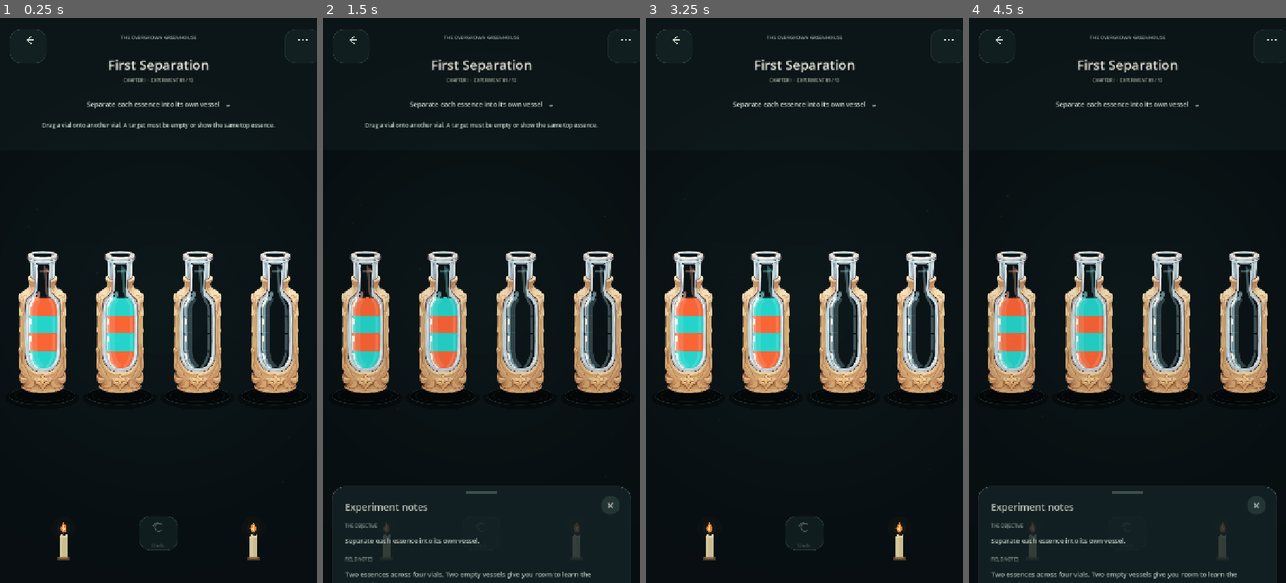
Above: before the commit, frames 1-4 (left to right).
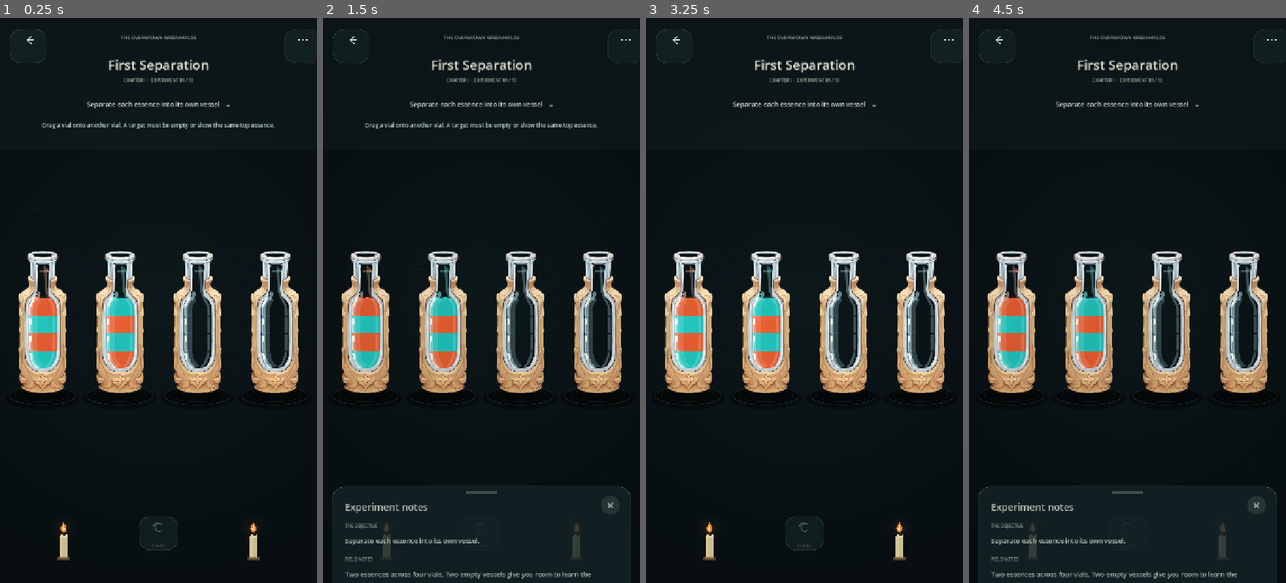
Above: after the commit, the same moments.

Repository: Kryodo/spell-sort-game
Game: Godot game, scene res://scenes/dark_sorting_slots_prototype.tscn
The game is run twice, just before and just after one commit, with the same random seed, the same clock (stepped at 60 frames per second) and the same inputs. This scene is started directly instead of the project's main scene.
Inputs:
- Up to frame 1 (0.25 s): no input
- Up to frame 2 (1.5 s): click "Separate each essence into it…" at 0.5 s; click "×" at 1.25 s
- Up to frame 3 (3.25 s): click "Separate each essence into it…" at 2 s; click "×" at 2.75 s
- Up to frame 4 (4.5 s): click "Separate each essence into it…" at 3.5 s; click "×" at 4.25 s

The runs differ from the first frame. In frame 1, 0.3% of the frame differs, in the area x 11-43%, y 50-62%; in frame 2, less than 0.1%; in frame 3, 0.3%; in frame 4, less than 0.1%.

Commit message:
Restore stable liquid shading beneath animated meniscus

Diff:
--- a/scripts/asset_fantasy_alchemy_bottle.gd
+++ b/scripts/asset_fantasy_alchemy_bottle.gd
@@ -5,10 +5,8 @@
 
 const DEFAULT_VIAL_ART: Texture2D = preload("res://assets/bottles/SpellSort_Vial_Base_V1.2.png")
 
-# Diagnostic switch: re-enable the older bubble/glow pass to compare behaviour.
-const ENABLE_INHERITED_LIQUID_OVERLAYS_FOR_DIAGNOSTIC := false
-# Temporarily flatten per-vertex liquid shading to isolate moving colour interpolation.
-const ENABLE_VERTEX_COLOUR_LIQUID_SHADING := false
+# Keep the animated meniscus separate from the static shaded liquid body.
+const SURFACE_CAP_DEPTH := 4.0
 
 const ALPHA_CUTOFF := 0.14
 const SCAN_TOP_RATIO := 0.16
@@ -480,11 +478,6 @@
 	)
 
 
-func _draw_fantasy_liquid_overlays(rect: Rect2) -> void:
-	if not ENABLE_INHERITED_LIQUID_OVERLAYS_FOR_DIAGNOSTIC:
-		return
-	super._draw_fantasy_liquid_overlays(rect)
-
 
 func _draw_liquid(_rect: Rect2) -> void:
 	if _window_profile.size() < 8 or _visual_contents.is_empty() or _liquid_level <= 0.001:
@@ -533,27 +526,45 @@
 	if bottom_y - top_y <= 1.2:
 		return
 
-	var top_edge := PackedVector2Array()
+	# The wave is rendered as a separate, very shallow cap. The main fill starts
+	# below it, so its vertices and colour interpolation never move with the wave.
+	var body_top_y: float = top_y + SURFACE_CAP_DEPTH if is_surface else top_y
+	body_top_y = minf(body_top_y, bottom_y - 1.0)
+	var wave_edge := PackedVector2Array()
+	if is_surface:
+		for sample_index in range(LIQUID_SURFACE_SAMPLES + 1):
+			var t: float = float(sample_index) / float(LIQUID_SURFACE_SAMPLES)
+			var normalized_x: float = t * 2.0 - 1.0
+			var wave: float = _get_surface_wave_offset(normalized_x) * 0.36
+			var wave_y: float = clampf(top_y + wave, top_y - 2.0, body_top_y)
+			var bounds := _window_bounds_at(clampf(
+				(wave_y - rect.position.y) / rect.size.y,
+				_window_top_ratio,
+				_window_bottom_ratio
+			))
+			var left_x: float = rect.position.x + rect.size.x * bounds.x + LIQUID_WALL_INSET
+			var right_x: float = rect.position.x + rect.size.x * bounds.y - LIQUID_WALL_INSET
+			wave_edge.append(Vector2(lerpf(left_x, right_x, t), wave_y))
+
+	var body_top_edge := PackedVector2Array()
 	for sample_index in range(LIQUID_SURFACE_SAMPLES + 1):
 		var t: float = float(sample_index) / float(LIQUID_SURFACE_SAMPLES)
-		var normalized_x: float = t * 2.0 - 1.0
-		var wave: float = _get_surface_wave_offset(normalized_x) * 0.36 if is_surface else 0.0
-		var wave_y: float = clampf(top_y + wave, top_y - 2.0, bottom_y - 0.8)
-		var bounds := _window_bounds_at(clampf(
-			(wave_y - rect.position.y) / rect.size.y,
+		var body_ratio: float = clampf(
+			(body_top_y - rect.position.y) / rect.size.y,
 			_window_top_ratio,
 			_window_bottom_ratio
-		))
+		)
+		var bounds := _window_bounds_at(body_ratio)
 		var left_x: float = rect.position.x + rect.size.x * bounds.x + LIQUID_WALL_INSET
 		var right_x: float = rect.position.x + rect.size.x * bounds.y - LIQUID_WALL_INSET
-		top_edge.append(Vector2(lerpf(left_x, right_x, t), wave_y))
-
-	if top_edge.size() < 2:
-		return
-
-	var polygon := top_edge.duplicate()
-	var right_top_y: float = top_edge[-1].y
-	var left_top_y: float = top_edge[0].y
+		body_top_edge.append(Vector2(lerpf(left_x, right_x, t), body_top_y))
+
+	if body_top_edge.size() < 2:
+		return
+
+	var polygon := body_top_edge.duplicate()
+	var right_top_y: float = body_top_edge[-1].y
+	var left_top_y: float = body_top_edge[0].y
 	var bottom_bounds := _window_bounds_at(bottom_ratio)
 	var bottom_left_x: float = rect.position.x + rect.size.x * bottom_bounds.x + LIQUID_WALL_INSET
 	var bottom_right_x: float = rect.position.x + rect.size.x * bottom_bounds.y - LIQUID_WALL_INSET
@@ -590,29 +601,40 @@
 	var bottom_color: Color = fill_color.darkened(0.045)
 	var center_color: Color = fill_color.lightened(0.18)
 
-	# Diagnostic: flatten the fill to a single static tint while checking whether
-	# animated top-edge vertices are moving the per-vertex colour interpolation.
+	# The body geometry is stationary while idle. Its gentle centre/edge gradient
+	# therefore remains stable instead of being re-interpolated over moving waves.
 	var vertex_colors := PackedColorArray()
-	if ENABLE_VERTEX_COLOUR_LIQUID_SHADING:
-		for sample_index in range(LIQUID_SURFACE_SAMPLES + 1):
+	for sample_index in range(LIQUID_SURFACE_SAMPLES + 1):
+		var t: float = float(sample_index) / float(LIQUID_SURFACE_SAMPLES)
+		var center_weight: float = pow(maxf(0.0, sin(PI * t)), 0.85) * 0.42
+		vertex_colors.append(edge_color.lerp(center_color, center_weight))
+	for _side_index in range(LIQUID_SIDE_SAMPLES):
+		vertex_colors.append(edge_color)
+	vertex_colors.append(bottom_color)
+	for _side_index in range(1, LIQUID_SIDE_SAMPLES):
+		vertex_colors.append(edge_color)
+	draw_polygon(polygon, vertex_colors)
+
+	# Only this thin cap moves. It uses one flat colour, so its geometry cannot
+	# make the shaded body appear to flicker or cast a moving colour shadow.
+	if is_surface and wave_edge.size() >= 2:
+		var cap_polygon := wave_edge.duplicate()
+		var cap_bounds := _window_bounds_at(clampf(
+			(body_top_y - rect.position.y) / rect.size.y,
+			_window_top_ratio,
+			_window_bottom_ratio
+		))
+		var cap_left_x: float = rect.position.x + rect.size.x * cap_bounds.x + LIQUID_WALL_INSET
+		var cap_right_x: float = rect.position.x + rect.size.x * cap_bounds.y - LIQUID_WALL_INSET
+		for sample_index in range(LIQUID_SURFACE_SAMPLES, -1, -1):
 			var t: float = float(sample_index) / float(LIQUID_SURFACE_SAMPLES)
-			var center_weight: float = pow(maxf(0.0, sin(PI * t)), 0.85) * 0.42
-			vertex_colors.append(edge_color.lerp(center_color, center_weight))
-		for _side_index in range(LIQUID_SIDE_SAMPLES):
-			vertex_colors.append(edge_color)
-		vertex_colors.append(bottom_color)
-		for _side_index in range(1, LIQUID_SIDE_SAMPLES):
-			vertex_colors.append(edge_color)
-	else:
-		for _vertex_index in range(polygon.size()):
-			vertex_colors.append(fill_color)
-	draw_polygon(polygon, vertex_colors)
+			cap_polygon.append(Vector2(lerpf(cap_left_x, cap_right_x, t), body_top_y))
+		draw_colored_polygon(cap_polygon, fill_color)
 
 	if is_surface:
 		var surface_color: Color = fill_color.lightened(0.34)
 		surface_color.a = 0.12 + _surface_activity * 0.05 + absf(_slosh) * 0.025
-		draw_polyline(top_edge, surface_color, 1.1, true)
-
+		draw_polyline(wave_edge, surface_color, 1.1, true)
 
 func _draw_window_bubbles(rect: Rect2, visible_layers: int) -> void:
 	if visible_layers <= 0 or _window_profile.is_empty():
